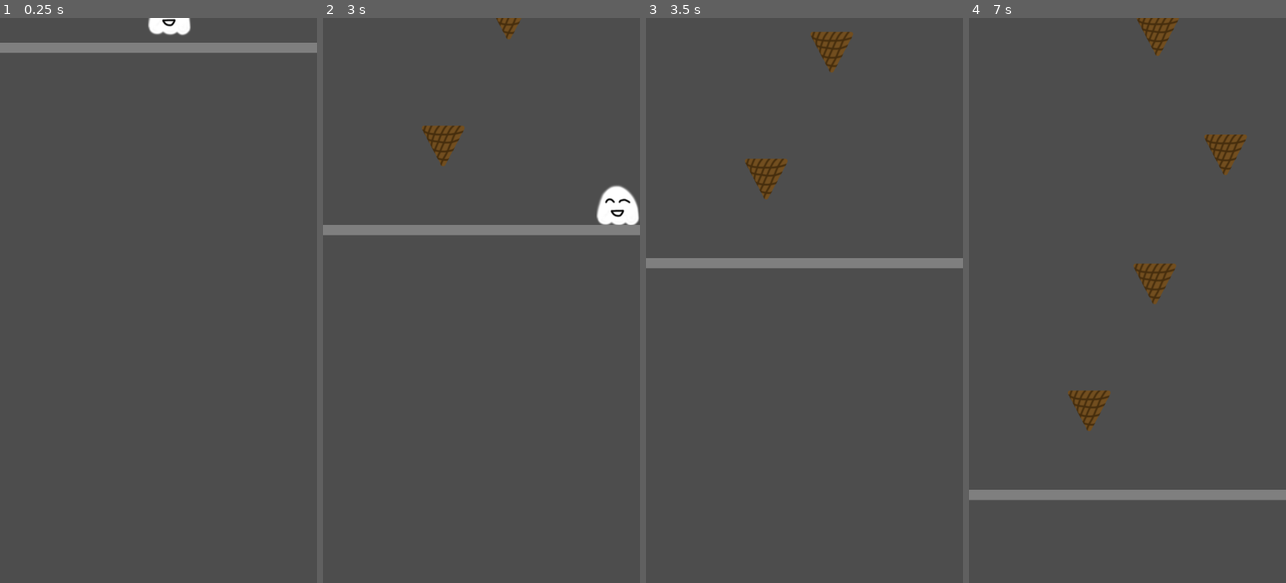
Above: before the commit, frames 1-4 (left to right).
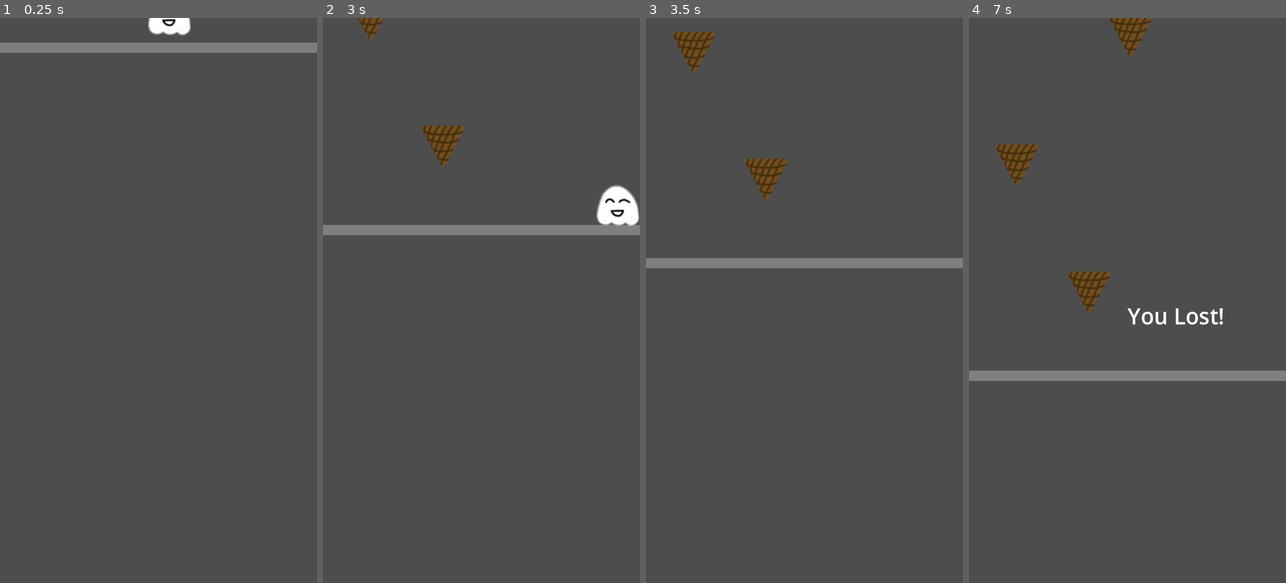
Above: after the commit, the same moments.

Repository: bsu-cs315/E2-hovell
Game: Godot game, scene res://level/level.tscn
Two runs of this game, one before a commit and one after it. Both use one fixed random seed, a clock stepped at 60 frames per second and the inputs below.
Inputs:
- Up to frame 1 (0.25 s): no input
- Up to frame 2 (3 s): hold Right (ui_right) 0.53-2.03 s; tap Up (ui_up) at 0.77, 1.52 s; hold Left (ui_left) 2.03-2.78 s; hold Right (ui_right) from 2.78 s (still down)
- Up to frame 3 (3.5 s): keep holding Right (ui_right); tap Up (ui_up) at 3.02 s
- Up to frame 4 (7 s): tap Up (ui_up) at 3.77, 4.52, 6.02, 6.77 s; release Right (ui_right) at 4.28 s; hold Left (ui_left) 4.28-5.03 s; hold Right (ui_right) 5.03-5.78 s; hold Left (ui_left) from 5.78 s (still down)

Frame 1 is identical in both runs. In frame 2, 0.3% of the frame differs, in the area x 11-99%, y 0-37%; in frame 3, 1.1%; in frame 4, 7.7%, in the area x 0-100%, y 0-86%.

Commit message:
Add lose condition and ui label

Diff:
--- a/project/ice_cream/ice_cream.gd
+++ b/project/ice_cream/ice_cream.gd
@@ -1,3 +1,4 @@
+class_name IceCream
 extends CharacterBody2D
 
 const _SPEED : float = 300.0
--- a/project/level/level.gd
+++ b/project/level/level.gd
@@ -1,52 +1,81 @@
 extends Node2D
+
+signal game_finished
 
 var _cone_regular : PackedScene = preload("res://cone/cone.tscn")
 var _last_spawn_x : float = 0.0
 var _spawn_pos : Vector2 = Vector2.ZERO
 
-var randomSide : int
-var randomSides : Array = [0.0, 0.0]
+var _spawn_side : int
+var _spawn_side_options : Array = [0.0, 0.0]
 
 @onready var _camera_object : Camera2D = $MainCamera
 @onready var _cone_timer_object : Timer = $ConeSpawnTimer
+@onready var _ice_cream_object : IceCream = $IceCream
+@onready var _lose_label : Label = $Lose
 
 func _ready() -> void:
 	_last_spawn_x = randf_range(50, 650)
 	_spawn_cone()
 
 
+func _physics_process(_delta: float) -> void:
+	if _ice_cream_object.position.y > _camera_object.position.y + 700:
+		_lose_label.position = _camera_object.position
+		_lose_label.show()
+		game_finished.emit()
+
+
 func _spawn_cone() -> void:
-	var _xmax = 650
-	var _xmin = 50
-	var _boundary_max = 290
-	var _boundary_min = 120
-	var _ydistance = 800
+	var _xmax := 650
+	var _xmin := 50
+	var _boundary_max := 290
+	var _boundary_min := 120
+	var _ydistance := 800
+	var _min_spawn_timer := 1.5
+	var _max_spawn_timer := 2.0
 
 	if _last_spawn_x > 550:
-		randomSides[0] = max(randf_range(_xmin, _last_spawn_x - _boundary_min), _xmin, _last_spawn_x - _boundary_max)
-		randomSide = 0
+		_spawn_side = 0
+		_spawn_side_options[0] = max (
+			randf_range(_xmin, _last_spawn_x - _boundary_min),
+			_xmin,
+			_last_spawn_x - _boundary_max
+			)
 
 	elif _last_spawn_x < 150:
-		randomSides[1] = min(randf_range(_last_spawn_x + _boundary_min, _xmax), _xmax, _last_spawn_x + _boundary_max)
-		randomSide = 1
+		_spawn_side = 1
+		_spawn_side_options[1] = min (
+			randf_range(_last_spawn_x + _boundary_min, _xmax),
+			_xmax,
+			_last_spawn_x + _boundary_max
+			)
 
 	else:
-		randomSides[0] = max(randf_range(_xmin, _last_spawn_x - _boundary_min), _xmin, _last_spawn_x - _boundary_max)
-		randomSides[1] = min(randf_range(_last_spawn_x + _boundary_min, _xmax), _xmax, _last_spawn_x + _boundary_max)
-		randomSide = randi_range(0,1)
+		_spawn_side = randi_range(0,1)
+		_spawn_side_options[0] = max (
+			randf_range(_xmin, _last_spawn_x - _boundary_min),
+			_xmin,
+			_last_spawn_x - _boundary_max
+			)
 
-	_spawn_pos = Vector2(randomSides[randomSide], _camera_object.position.y - _ydistance)
+		_spawn_side_options[1] = min (
+			randf_range(_last_spawn_x + _boundary_min, _xmax),
+			_xmax,
+			_last_spawn_x + _boundary_max
+			)
+
+
+	_spawn_pos = Vector2(_spawn_side_options[_spawn_side], _camera_object.position.y - _ydistance)
 	_last_spawn_x = _spawn_pos.x
 
-	var spawn : StaticBody2D = _cone_regular.instantiate()
-	add_child(spawn)
-	spawn.global_position = _spawn_pos
+	var _spawn : StaticBody2D = _cone_regular.instantiate()
+	add_child(_spawn)
+	_spawn.global_position = _spawn_pos
 
-	var next_cone_secs : float = randf_range(1.5, 2.0)
+	var next_cone_secs : float = randf_range(_min_spawn_timer, _max_spawn_timer)
 	_cone_timer_object.wait_time = next_cone_secs
-	$ConeSpawnTimer.start()
-
-	print ("Cone spawned at " + str(_spawn_pos.x) + ", " + str(_spawn_pos.y) +". Next one in " + str(next_cone_secs) + " secs")
+	_cone_timer_object.start()
 
 
 func _on_cone_spawn_timer_timeout() -> void:
--- a/project/level/level.tscn
+++ b/project/level/level.tscn
@@ -8,7 +8,29 @@
 [node name="Level" type="Node2D"]
 script = ExtResource("1_eo0e1")
 
+[node name="Lose" type="Label" parent="."]
+visible = false
+visibility_layer = 2
+z_index = 10
+anchors_preset = 8
+anchor_left = 0.5
+anchor_top = 0.5
+anchor_right = 0.5
+anchor_bottom = 0.5
+offset_left = -110.0
+offset_top = -34.5
+offset_right = 110.0
+offset_bottom = 34.5
+grow_horizontal = 2
+grow_vertical = 2
+size_flags_vertical = 1
+theme_override_font_sizes/font_size = 50
+text = "You Lost!"
+horizontal_alignment = 1
+vertical_alignment = 1
+
 [node name="IceCream" parent="." instance=ExtResource("1_cmtxw")]
+z_index = 5
 position = Vector2(384, -73)
 
 [node name="Floor" parent="." instance=ExtResource("2_eogk2")]
@@ -22,4 +44,5 @@
 wait_time = 10.0
 autostart = true
 
+[connection signal="game_finished" from="." to="MainCamera" method="_on_level_game_finished"]
 [connection signal="timeout" from="ConeSpawnTimer" to="." method="_on_cone_spawn_timer_timeout"]
--- a/project/level/main_camera.gd
+++ b/project/level/main_camera.gd
@@ -1,7 +1,13 @@
 extends Camera2D
 
 var _speed : int = 150
+var _can_move : bool = true
 
 func _process(delta: float) -> void:
-	var new_position = Vector2(0, (_speed * delta) * -1)
-	position += new_position
+	if _can_move:
+		var new_position := Vector2(0, (_speed * delta) * -1)
+		position += new_position
+
+
+func _on_level_game_finished() -> void:
+	_can_move = false
